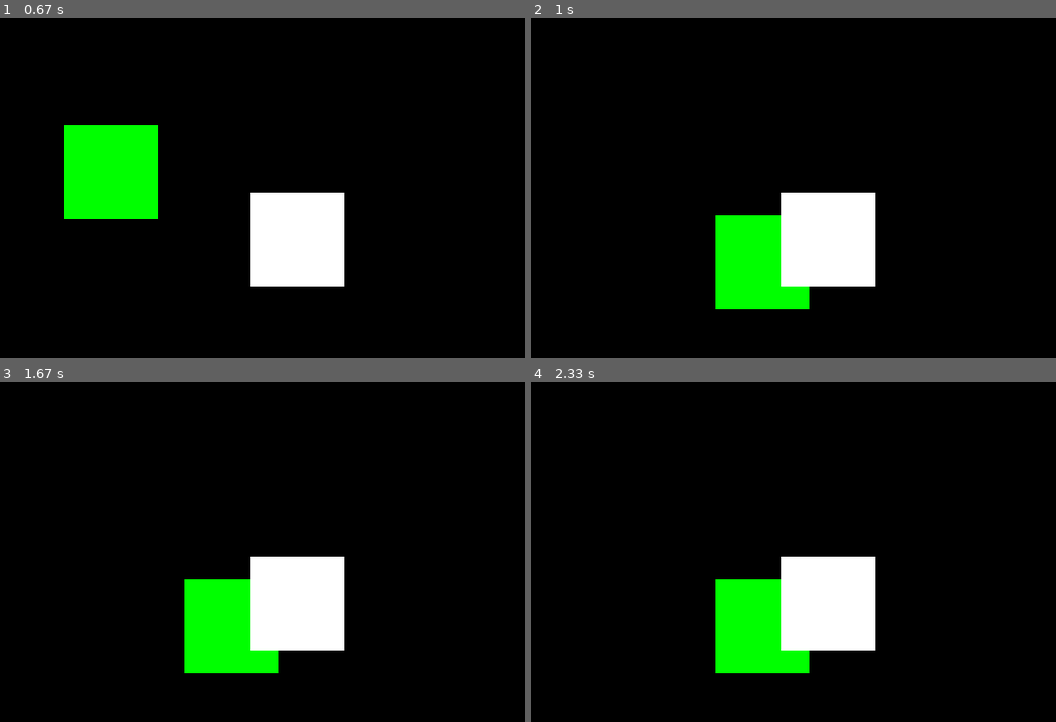
Above: before the commit, frames 1-4 (two rows, left to right).
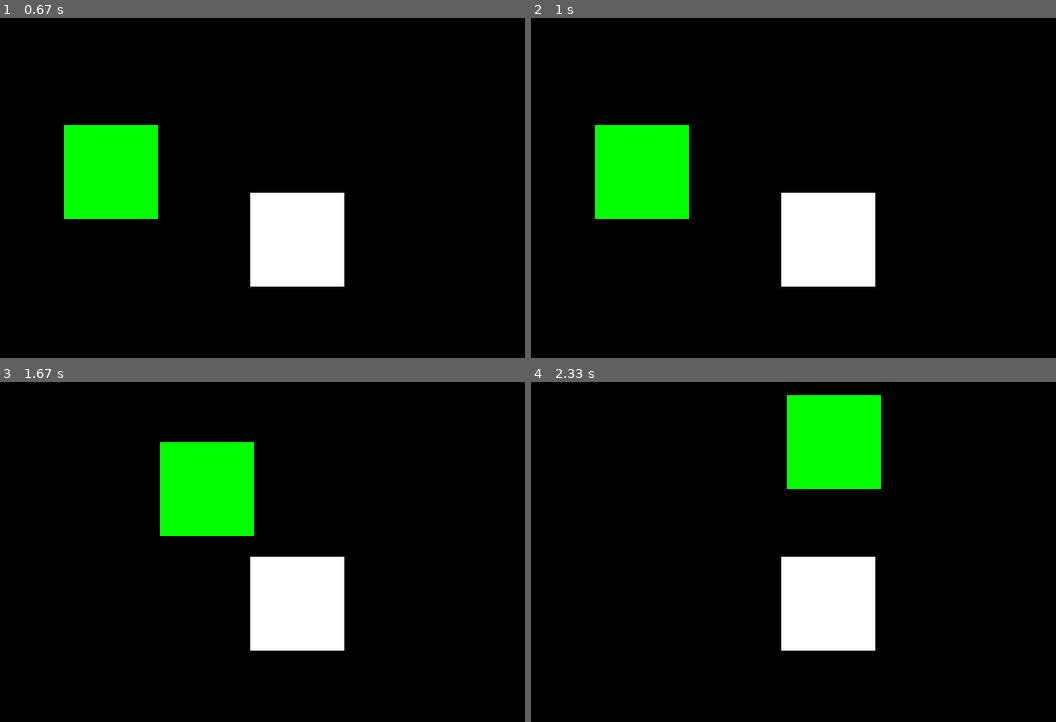
Above: after the commit, the same moments.

Repository: pyGuru123/pygame-quickies
Game: pygame game, started from Collision Detection/aabb_rect.py
Two runs of this game, one before a commit and one after it. Both use one fixed random seed, a clock stepped at 60 frames per second and the inputs below.
Inputs (mouse positions are in pixels of both pictures, inside the frame that each line leads up to):
- Up to frame 1 (0.67 s): press the mouse at (52, 69) at 0.37 s; move the mouse to (84, 120) at 0.47 s; release the mouse at (110, 171) at 0.6 s
- Up to frame 2 (1 s): press the mouse at (641, 171) at 0.7 s; move the mouse to (762, 262) at 0.8 s; release the mouse at (882, 354) at 0.93 s
- Up to frame 3 (1.67 s): press the mouse at (110, 535) at 1.53 s; move the mouse to (204, 487) at 1.63 s
- Up to frame 4 (2.33 s): release the mouse at (835, 443) at 1.77 s

Frame 1 is identical in both runs. In frame 2, 8.8% of the frame differs, in the area x 12-54%, y 31-86%; in frame 3, 8.8%; in frame 4, 8.8%.

Commit message:
Updated aabb collision

Diff:
--- a/Collision Detection/aabb_rect.py
+++ b/Collision Detection/aabb_rect.py
@@ -17,6 +17,12 @@
 GREEN = (0, 255, 0)
 BLUE = (0, 0, 255)
 WHITE = (255, 255, 255)
+
+def aabb(r1, r2, dx, dy):
+	if (r1.x + dx < r2.x + w and r1.x + w + dx > r2.x and
+		r1.y + dy < r2.y + h and r1.height + r1.y + dy > r2.y):
+		return True
+	return False
 
 clicked = False
 collision = False
@@ -41,6 +47,9 @@
 				new_pos = event.pos
 				relx = new_pos[0] - last[0]
 				rely = new_pos[1] - last[1]
+				if aabb(rect1, rect2, relx, rely):
+					relx = 0
+					rely = 0
 				rect1.x += relx
 				rect1.y += rely
 				last = new_pos
@@ -52,11 +61,7 @@
 			clicked = False
 			last = None
 
-	if (rect1.x < rect2.x + w and rect1.x + w > rect2.x and
-		rect1.y < rect2.y + h and rect1.height + rect1.y > rect2.y):
-		collision = True
-	else:
-		collision = False
+
 
 	pygame.draw.rect(win, GREEN, rect1)
 	pygame.draw.rect(win, WHITE, rect2)
